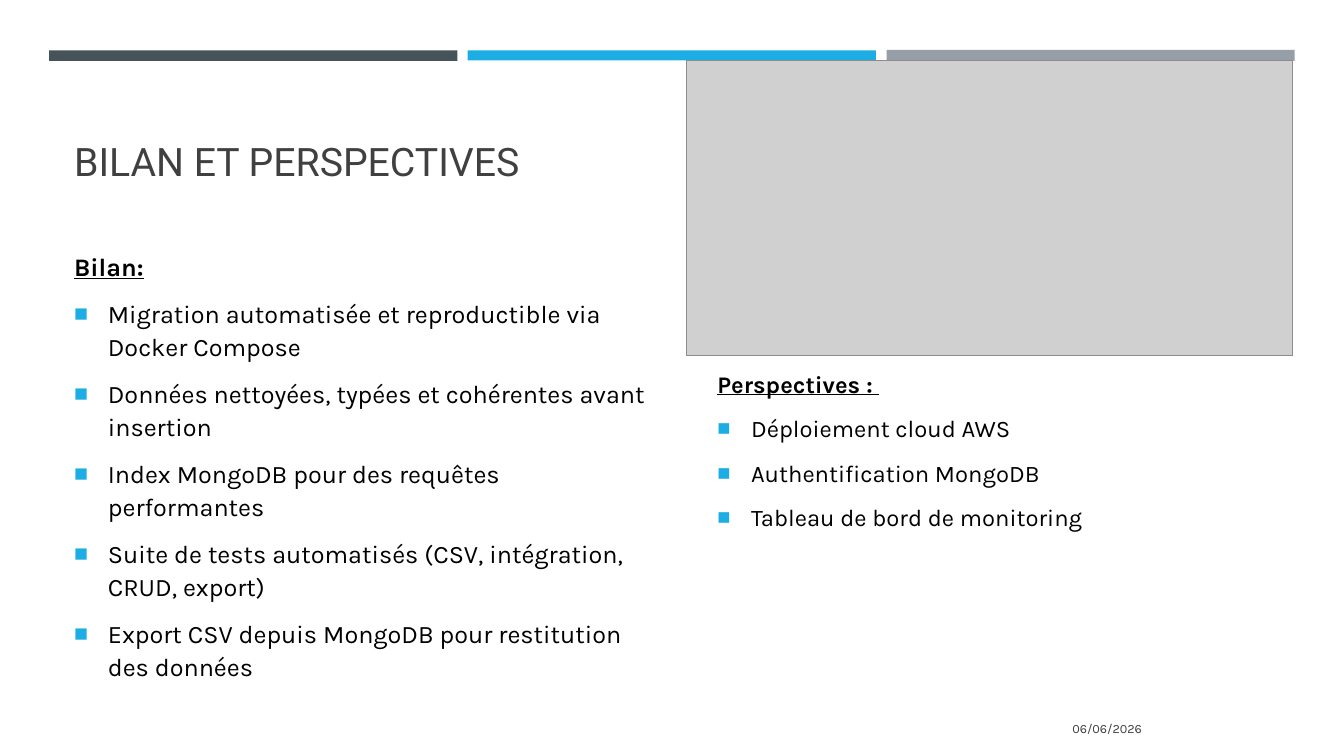
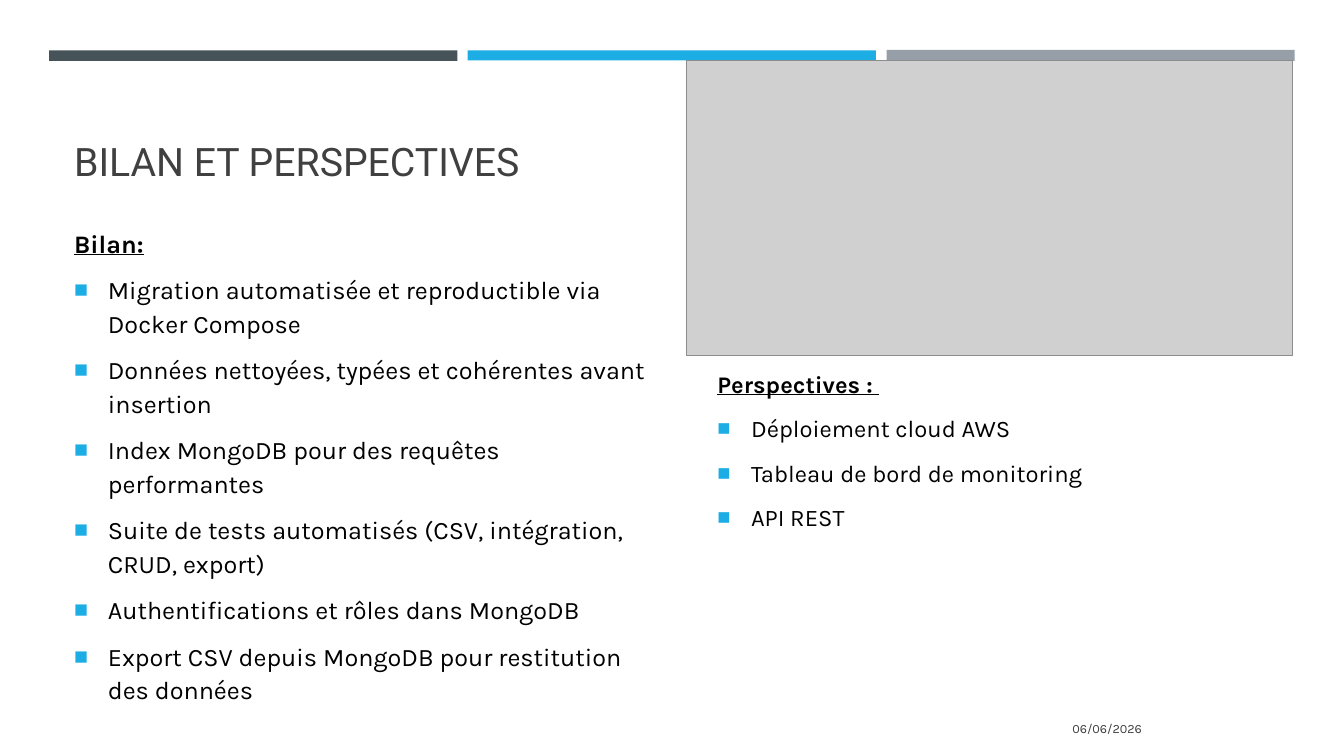
Before and after one commit to Sebules/Project_5_OpenClassrooms_Data_Engineer, a slide deck: slide 14 of ulesie_sebastien_2_presentation_062026.pptx. Drawn at 1344x756 pixels with LibreOffice and Linux fonts; fonts in the diff are those of the drawing; grey boxes stand for pictures. Boxes give left, top, right and bottom in pixels: in the first picture for what was removed or moved away, otherwise in the second. Text is boxed around its words. In the diff, an @@ line names an element or a change of style, - is before the commit and + after.

```diff
--- a/ulesie_sebastien_2_presentation_062026.pptx
+++ b/ulesie_sebastien_2_presentation_062026.pptx
@@ text at box(751, 465, 1040, 488): paragraph removed @@
-■ Authentification MongoDB
@@ text at box(751, 510, 844, 527): paragraph added @@
+■ API REST
@@ text at box(108, 600, 580, 626): paragraph added @@
+■ Authentifications et rôles dans MongoDB
```
Also in this commit, not shown: 12 other slides changed, 4 other files.
